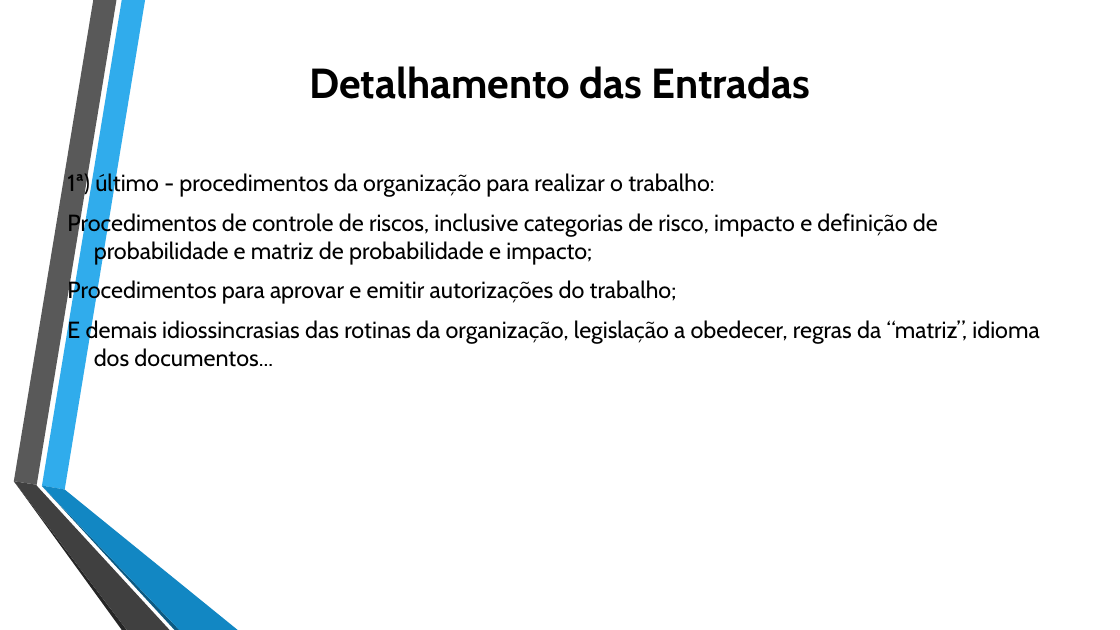
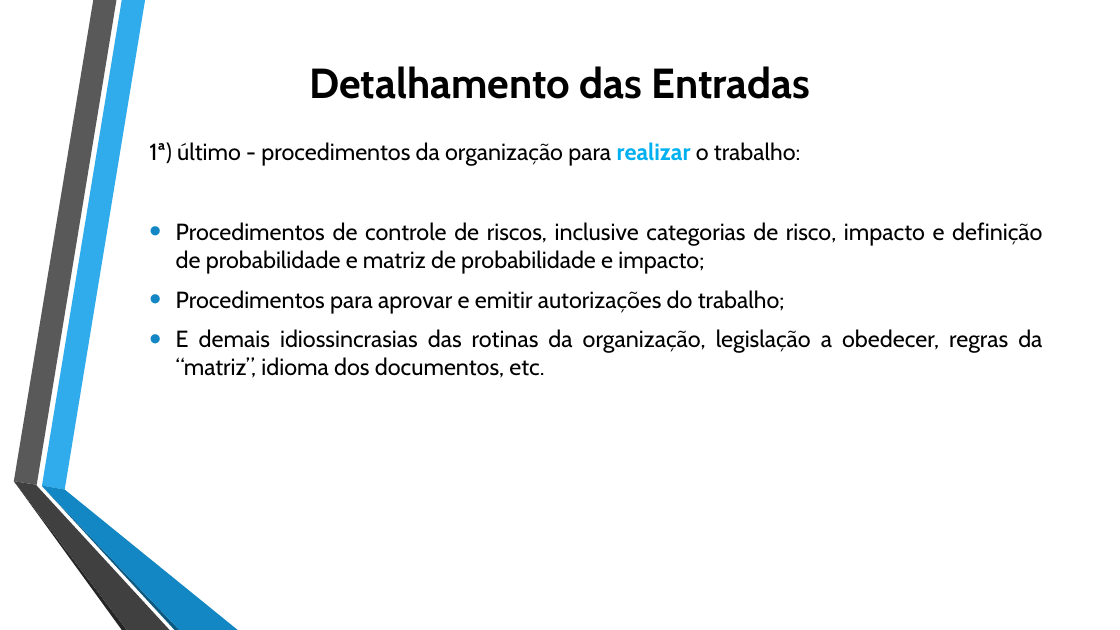
Before and after one commit to jharbes/ADMINISTRACAO-DE-REDES, a slide deck: slide 14 of RELATORIO PROVA P2/relatorio-pmbok-capitulo4-jharbes.pptx. Drawn at 1120x630 pixels with LibreOffice and Linux fonts; fonts in the diff are those of the drawing. Boxes give left, top, right and bottom in pixels: in the first picture for what was removed or moved away, otherwise in the second. Text is boxed around its words. In the diff, an @@ line names an element or a change of style, - is before the commit and + after.

```diff
--- a/RELATORIO PROVA P2/relatorio-pmbok-capitulo4-jharbes.pptx
+++ b/RELATORIO PROVA P2/relatorio-pmbok-capitulo4-jharbes.pptx
@@ text "1ª) último - procedimentos da ...": place and size @@
-text "1ª) último - procedimentos da ..." at (67,171,1039,367)
+text "1ª) último - procedimentos da ..." at (149,142,1042,378)
@@ text at (149,142,1042,313): text colour #000000 to #00B0F0, bold on in "realizar"; alignment left to justified; bullet none to • @@
@@ text at (176,329,1042,378): text changed @@
-E demais idiossincrasias das rotinas da organização, legislação a obedecer, regras da “matriz”, idioma dos documentos...
+• E demais idiossincrasias das rotinas da organização, legislação a obedecer, regras da “matriz”, idioma dos documentos, etc.
```
Also in this commit, not shown: 3 other slides changed.
